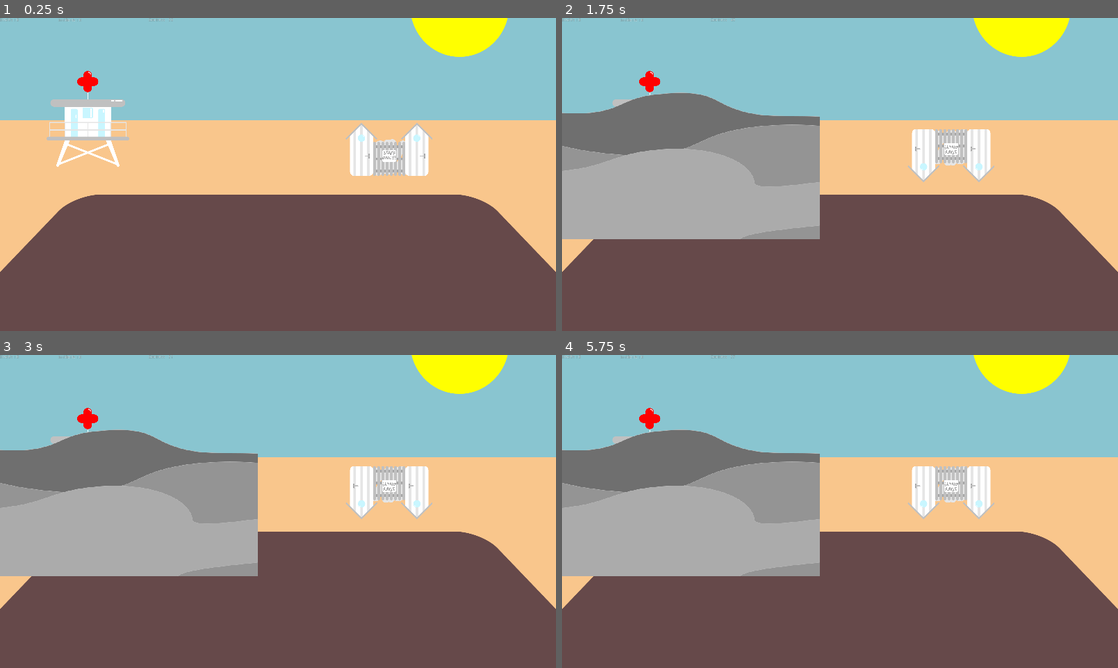
Above: before the commit, frames 1-4 (two rows, left to right).
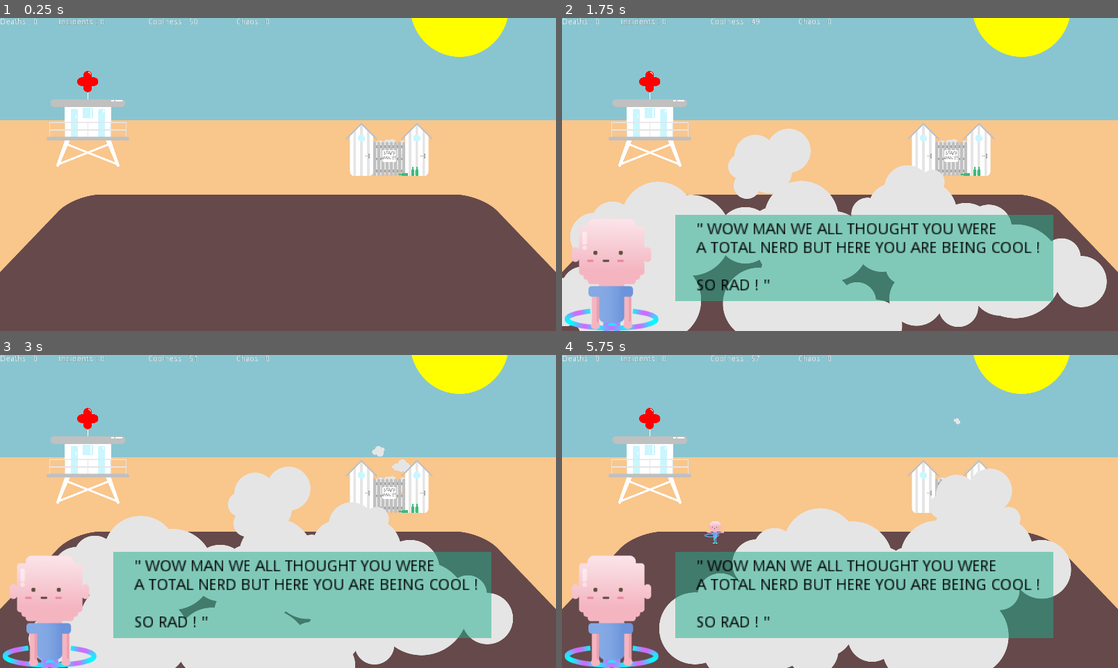
Above: after the commit, the same moments.

Repository: GuaranteedTrainwreck/LD47
Game: Godot game, scene res://Scenes/World/World.tscn
The game is run twice, just before and just after one commit, with the same random seed, the same clock (stepped at 60 frames per second) and the same inputs.
Inputs (mouse positions are in pixels of both pictures, inside the frame that each line leads up to):
- Up to frame 1 (0.25 s): no input
- Up to frame 2 (1.75 s): tap Enter at 0.5 s; move the mouse to (650, 118) at 0.52 s; press the mouse at (650, 118) at 0.53 s; move the mouse to (951, 146) at 1.27 s; release the mouse at (951, 146) at 1.28 s; right-click (951, 146) at 1.35 s; click (951, 146) at 1.55 s
- Up to frame 3 (3 s): move the mouse to (333, 442) at 2.02 s; press the mouse at (333, 442) at 2.03 s; move the mouse to (250, 574) at 2.77 s; release the mouse at (250, 574) at 2.78 s; click (250, 574) at 2.85 s
- Up to frame 4 (5.75 s): move the mouse to (717, 533) at 3.52 s; hold Right mouse button (player_action) 3.53-4.28 s; click (717, 533) at 3.8 s; move the mouse to (673, 464) at 4.27 s; click (673, 464) at 4.35 s; move the mouse to (867, 511) at 5.02 s; press the mouse at (867, 511) at 5.03 s

The runs differ from the first frame. In frame 1, 0.2% of the frame differs, in the area x 0-76%, y 0-51%; in frame 2, 52%; in frame 3, 52%, in the area x 0-93%, y 0-100%; in frame 4, 51%.

Commit message:
stuff

Diff:
--- a/Scenes/Staffcabin/Staffcabin.tscn
+++ b/Scenes/Staffcabin/Staffcabin.tscn
@@ -1,10 +1,115 @@
-[gd_scene load_steps=4 format=2]
+[gd_scene load_steps=9 format=2]
 
 [ext_resource path="res://Assets/StaffCabin/staffcabin.png" type="Texture" id=1]
 [ext_resource path="res://Scripts/Staffcabin/Staffcabin.gd" type="Script" id=2]
+[ext_resource path="res://Assets/StaffCabin/cloud1.png" type="Texture" id=3]
+[ext_resource path="res://Assets/StaffCabin/cloud2.png" type="Texture" id=4]
+[ext_resource path="res://Assets/StaffCabin/cloud3.png" type="Texture" id=5]
+[ext_resource path="res://Assets/StaffCabin/beer.png" type="Texture" id=6]
 
 [sub_resource type="RectangleShape2D" id=1]
 extents = Vector2( 144, 96 )
+
+[sub_resource type="Animation" id=2]
+resource_name = "selected"
+length = 5.0
+loop = true
+tracks/0/type = "value"
+tracks/0/path = NodePath("cloud1:position")
+tracks/0/interp = 1
+tracks/0/loop_wrap = true
+tracks/0/imported = false
+tracks/0/enabled = true
+tracks/0/keys = {
+"times": PoolRealArray( 0, 3.9 ),
+"transitions": PoolRealArray( 1, 1 ),
+"update": 0,
+"values": [ Vector2( 0, 160 ), Vector2( 0, -160 ) ]
+}
+tracks/1/type = "value"
+tracks/1/path = NodePath("cloud2:position")
+tracks/1/interp = 1
+tracks/1/loop_wrap = true
+tracks/1/imported = false
+tracks/1/enabled = true
+tracks/1/keys = {
+"times": PoolRealArray( 0, 2.6, 5 ),
+"transitions": PoolRealArray( 1, 1, 1 ),
+"update": 0,
+"values": [ Vector2( 0, 104 ), Vector2( 0, -144 ), Vector2( 0, -144 ) ]
+}
+tracks/2/type = "value"
+tracks/2/path = NodePath("cloud3:position")
+tracks/2/interp = 1
+tracks/2/loop_wrap = true
+tracks/2/imported = false
+tracks/2/enabled = true
+tracks/2/keys = {
+"times": PoolRealArray( 0, 4.8, 5 ),
+"transitions": PoolRealArray( 1, 1, 1 ),
+"update": 0,
+"values": [ Vector2( 0, 88 ), Vector2( 0, -192 ), Vector2( 0, -192 ) ]
+}
+tracks/3/type = "value"
+tracks/3/path = NodePath("cloud1:self_modulate")
+tracks/3/interp = 1
+tracks/3/loop_wrap = true
+tracks/3/imported = false
+tracks/3/enabled = true
+tracks/3/keys = {
+"times": PoolRealArray( 0, 3.2, 3.9, 5 ),
+"transitions": PoolRealArray( 1, 1, 1, 1 ),
+"update": 0,
+"values": [ Color( 1, 1, 1, 1 ), Color( 1, 1, 1, 1 ), Color( 1, 1, 1, 0 ), Color( 1, 1, 1, 0 ) ]
+}
+tracks/4/type = "value"
+tracks/4/path = NodePath("cloud2:self_modulate")
+tracks/4/interp = 1
+tracks/4/loop_wrap = true
+tracks/4/imported = false
+tracks/4/enabled = true
+tracks/4/keys = {
+"times": PoolRealArray( 0, 1.8, 2.6, 5 ),
+"transitions": PoolRealArray( 1, 1, 1, 1 ),
+"update": 0,
+"values": [ Color( 1, 1, 1, 1 ), Color( 1, 1, 1, 1 ), Color( 1, 1, 1, 0 ), Color( 1, 1, 1, 0 ) ]
+}
+tracks/5/type = "value"
+tracks/5/path = NodePath("cloud3:self_modulate")
+tracks/5/interp = 1
+tracks/5/loop_wrap = true
+tracks/5/imported = false
+tracks/5/enabled = true
+tracks/5/keys = {
+"times": PoolRealArray( 0, 4.2, 4.8, 5 ),
+"transitions": PoolRealArray( 1, 1, 1, 1 ),
+"update": 0,
+"values": [ Color( 1, 1, 1, 1 ), Color( 1, 1, 1, 1 ), Color( 1, 1, 1, 0 ), Color( 1, 1, 1, 0 ) ]
+}
+tracks/6/type = "value"
+tracks/6/path = NodePath("beer:rotation_degrees")
+tracks/6/interp = 1
+tracks/6/loop_wrap = true
+tracks/6/imported = false
+tracks/6/enabled = true
+tracks/6/keys = {
+"times": PoolRealArray( 0, 1.4, 2.5, 5 ),
+"transitions": PoolRealArray( 1, 1, 1, 1 ),
+"update": 0,
+"values": [ -107.2, -107.2, 122.6, 122.6 ]
+}
+tracks/7/type = "value"
+tracks/7/path = NodePath("beer2:rotation_degrees")
+tracks/7/interp = 1
+tracks/7/loop_wrap = true
+tracks/7/imported = false
+tracks/7/enabled = true
+tracks/7/keys = {
+"times": PoolRealArray( 0, 3.1, 4.2, 5 ),
+"transitions": PoolRealArray( 1, 1, 1, 1 ),
+"update": 0,
+"values": [ 122.6, 122.6, -122.5, -122.5 ]
+}
 
 [node name="Staffcabin" type="StaticBody2D"]
 input_pickable = true
@@ -14,11 +119,41 @@
 position = Vector2( 0, -16 )
 shape = SubResource( 1 )
 
+[node name="beer2" type="Sprite" parent="."]
+position = Vector2( 8, -20 )
+rotation = 2.13977
+scale = Vector2( 0.3, 0.3 )
+texture = ExtResource( 6 )
+
+[node name="beer" type="Sprite" parent="."]
+position = Vector2( -11, -60 )
+rotation = -1.87099
+scale = Vector2( 0.3, 0.3 )
+texture = ExtResource( 6 )
+
+[node name="cloud1" type="Sprite" parent="."]
+position = Vector2( 0, 160 )
+scale = Vector2( 0.3, 0.3 )
+texture = ExtResource( 3 )
+
+[node name="cloud2" type="Sprite" parent="."]
+position = Vector2( 0, 104 )
+scale = Vector2( 0.3, 0.3 )
+texture = ExtResource( 4 )
+
+[node name="cloud3" type="Sprite" parent="."]
+position = Vector2( 0, 88 )
+scale = Vector2( 0.3, 0.3 )
+texture = ExtResource( 5 )
+
 [node name="Sprite" type="Sprite" parent="."]
 position = Vector2( 1.90735e-06, 1.90735e-06 )
 scale = Vector2( 0.3, 0.3 )
 texture = ExtResource( 1 )
 
 [node name="CabinTimer" type="Timer" parent="."]
+
+[node name="AnimationPlayer" type="AnimationPlayer" parent="."]
+anims/selected = SubResource( 2 )
 [connection signal="input_event" from="." to="." method="_on_Staffcabin_input_event"]
 [connection signal="timeout" from="CabinTimer" to="." method="_on_CabinTimer_timeout"]
--- a/Scenes/World/World.tscn
+++ b/Scenes/World/World.tscn
@@ -1,13 +1,119 @@
-[gd_scene load_steps=9 format=2]
+[gd_scene load_steps=15 format=2]
 
 [ext_resource path="res://Scenes/Infirmary/Infirmary.tscn" type="PackedScene" id=1]
 [ext_resource path="res://Scripts/World/World.gd" type="Script" id=2]
 [ext_resource path="res://Scenes/Staffcabin/Staffcabin.tscn" type="PackedScene" id=3]
-[ext_resource path="res://Scenes/HideScreen/HideScreen.tscn" type="PackedScene" id=4]
+[ext_resource path="res://Assets/BeingCool/cloud2.png" type="Texture" id=4]
 [ext_resource path="res://Assets/Background/ground.png" type="Texture" id=5]
 [ext_resource path="res://Assets/Background/dancefloor.png" type="Texture" id=6]
 [ext_resource path="res://Assets/Background/sky.png" type="Texture" id=7]
 [ext_resource path="res://Assets/Background/sun.png" type="Texture" id=8]
+[ext_resource path="res://Assets/BeingCool/cloud5.png" type="Texture" id=9]
+[ext_resource path="res://Assets/BeingCool/cloud7.png" type="Texture" id=10]
+[ext_resource path="res://Assets/Hoopers/hoopersTemp.png" type="Texture" id=11]
+[ext_resource path="res://Assets/BeingCool/cloud6.png" type="Texture" id=13]
+[ext_resource path="res://Assets/BeingCool/cloud3.png" type="Texture" id=14]
+
+[sub_resource type="Animation" id=1]
+resource_name = "smoke"
+length = 13.0
+loop = true
+tracks/0/type = "value"
+tracks/0/path = NodePath("Clouds/cloud3:position")
+tracks/0/interp = 1
+tracks/0/loop_wrap = true
+tracks/0/imported = false
+tracks/0/enabled = true
+tracks/0/keys = {
+"times": PoolRealArray( 0.3, 6.9 ),
+"transitions": PoolRealArray( 1, 1 ),
+"update": 0,
+"values": [ Vector2( 832, 1016 ), Vector2( 1656, 1032 ) ]
+}
+tracks/1/type = "value"
+tracks/1/path = NodePath("Clouds/cloud5:position")
+tracks/1/interp = 1
+tracks/1/loop_wrap = true
+tracks/1/imported = false
+tracks/1/enabled = true
+tracks/1/keys = {
+"times": PoolRealArray( 1.1, 7.4 ),
+"transitions": PoolRealArray( 1, 1 ),
+"update": 0,
+"values": [ Vector2( 608, 1040 ), Vector2( -16, 920 ) ]
+}
+tracks/2/type = "value"
+tracks/2/path = NodePath("Clouds/cloud7:position")
+tracks/2/interp = 1
+tracks/2/loop_wrap = true
+tracks/2/imported = false
+tracks/2/enabled = true
+tracks/2/keys = {
+"times": PoolRealArray( 0.6, 8.2 ),
+"transitions": PoolRealArray( 1, 1 ),
+"update": 0,
+"values": [ Vector2( 1208, 616 ), Vector2( 1872, 616 ) ]
+}
+tracks/3/type = "value"
+tracks/3/path = NodePath("Clouds/cloud2:position")
+tracks/3/interp = 1
+tracks/3/loop_wrap = true
+tracks/3/imported = false
+tracks/3/enabled = true
+tracks/3/keys = {
+"times": PoolRealArray( 0.3, 6.2 ),
+"transitions": PoolRealArray( 1, 1 ),
+"update": 0,
+"values": [ Vector2( 880, 984 ), Vector2( 1752, 928 ) ]
+}
+tracks/4/type = "value"
+tracks/4/path = NodePath("Clouds/cloud9:position")
+tracks/4/interp = 1
+tracks/4/loop_wrap = true
+tracks/4/imported = false
+tracks/4/enabled = true
+tracks/4/keys = {
+"times": PoolRealArray( 0.6, 6 ),
+"transitions": PoolRealArray( 1, 1 ),
+"update": 0,
+"values": [ Vector2( 696, 1208 ), Vector2( 2440, 1200 ) ]
+}
+tracks/5/type = "value"
+tracks/5/path = NodePath("Clouds/cloud12:position")
+tracks/5/interp = 1
+tracks/5/loop_wrap = true
+tracks/5/imported = false
+tracks/5/enabled = true
+tracks/5/keys = {
+"times": PoolRealArray( 0.4, 6.7 ),
+"transitions": PoolRealArray( 1, 1 ),
+"update": 0,
+"values": [ Vector2( 1256, 872 ), Vector2( 424, 872 ) ]
+}
+tracks/6/type = "value"
+tracks/6/path = NodePath("Clouds/cloud13:position")
+tracks/6/interp = 1
+tracks/6/loop_wrap = true
+tracks/6/imported = false
+tracks/6/enabled = true
+tracks/6/keys = {
+"times": PoolRealArray( 0.2, 6.5 ),
+"transitions": PoolRealArray( 1, 1 ),
+"update": 0,
+"values": [ Vector2( 1160, 400 ), Vector2( 2264, 416 ) ]
+}
+tracks/7/type = "value"
+tracks/7/path = NodePath("Clouds/cloud14:position")
+tracks/7/interp = 1
+tracks/7/loop_wrap = true
+tracks/7/imported = false
+tracks/7/enabled = true
+tracks/7/keys = {
+"times": PoolRealArray( 0.6, 7.3 ),
+"transitions": PoolRealArray( 1, 1 ),
+"update": 0,
+"values": [ Vector2( 1464, 800 ), Vector2( 168, 832 ) ]
+}
 
 [node name="World" type="Node2D"]
 script = ExtResource( 2 )
@@ -37,6 +143,7 @@
 margin_left = 512.0
 margin_right = 552.0
 margin_bottom = 14.0
+rect_scale = Vector2( 2, 2 )
 text = "Coolness :"
 __meta__ = {
 "_edit_use_anchors_": false
@@ -45,6 +152,7 @@
 [node name="Deaths" type="Label" parent="."]
 margin_right = 40.0
 margin_bottom = 14.0
+rect_scale = Vector2( 2, 2 )
 text = "Deaths :"
 __meta__ = {
 "_edit_use_anchors_": false
@@ -55,7 +163,18 @@
 margin_top = 0.6798
 margin_right = 269.334
 margin_bottom = 14.6798
+rect_scale = Vector2( 2, 2 )
 text = "Incidents :"
+__meta__ = {
+"_edit_use_anchors_": false
+}
+
+[node name="Chaos" type="Label" parent="."]
+margin_left = 816.0
+margin_right = 856.0
+margin_bottom = 14.0
+rect_scale = Vector2( 2, 2 )
+text = "Chaos :"
 __meta__ = {
 "_edit_use_anchors_": false
 }
@@ -68,6 +187,70 @@
 [node name="Staffcabin" parent="." instance=ExtResource( 3 )]
 position = Vector2( 1344, 464 )
 
-[node name="HideScreen" parent="." instance=ExtResource( 4 )]
+[node name="BeingCool" type="AnimationPlayer" parent="."]
+anims/smoke = SubResource( 1 )
+
+[node name="Clouds" type="Node2D" parent="."]
+visible = false
 z_index = 100
+
+[node name="cloud3" type="Sprite" parent="Clouds"]
+position = Vector2( 870.625, 1016.75 )
+texture = ExtResource( 14 )
+
+[node name="cloud5" type="Sprite" parent="Clouds"]
+position = Vector2( 505.552, 1020.3 )
+texture = ExtResource( 9 )
+
+[node name="cloud7" type="Sprite" parent="Clouds"]
+position = Vector2( 1281.78, 616 )
+texture = ExtResource( 10 )
+
+[node name="cloud2" type="Sprite" parent="Clouds"]
+position = Vector2( 916.845, 981.634 )
+texture = ExtResource( 4 )
+
+[node name="cloud9" type="Sprite" parent="Clouds"]
+position = Vector2( 833.684, 1207.37 )
+texture = ExtResource( 4 )
+
+[node name="cloud12" type="Sprite" parent="Clouds"]
+position = Vector2( 1206.33, 872 )
+texture = ExtResource( 9 )
+
+[node name="cloud13" type="Sprite" parent="Clouds"]
+position = Vector2( 1192.96, 400.478 )
+texture = ExtResource( 13 )
+
+[node name="cloud14" type="Sprite" parent="Clouds"]
+position = Vector2( 1340.57, 803.048 )
+texture = ExtResource( 10 )
+
+[node name="talkinghead" type="Sprite" parent="."]
+visible = false
+position = Vector2( 168, 936 )
+scale = Vector2( 1.89794, 1.89794 )
+z_index = 101
+texture = ExtResource( 11 )
+
+[node name="ground" type="Sprite" parent="talkinghead"]
+modulate = Color( 0.117647, 0.870588, 1, 0.505882 )
+position = Vector2( 461.553, -56.9038 )
+scale = Vector2( 0.45804, 0.103972 )
+texture = ExtResource( 5 )
+
+[node name="talktest" type="Label" parent="talkinghead"]
+modulate = Color( 0, 0, 0, 1 )
+margin_left = 155.959
+margin_top = -122.238
+margin_right = 710.959
+margin_bottom = -57.2378
+rect_scale = Vector2( 2, 2 )
+text = "\" WOW MAN WE ALL THOUGHT YOU WERE
+A TOTAL NERD BUT HERE YOU ARE BEING COOL !
+
+SO RAD ! \""
+__meta__ = {
+"_edit_use_anchors_": false
+}
 [connection signal="timeout" from="GlobalTimer" to="." method="_on_GlobalTimer_timeout"]
--- a/Scripts/Staffcabin/Staffcabin.gd
+++ b/Scripts/Staffcabin/Staffcabin.gd
@@ -7,24 +7,31 @@
 func _ready():
 	pass
 
-func _physics_process(delta):
-	if selected:
-		self.rotation_degrees = 180
-	else:
-		self.rotation_degrees = 0
+#func _physics_process(delta):
+#	if selected:
+#		self.rotation_degrees = 180
+#	else:
+#		self.rotation_degrees = 0
 
 func _on_Staffcabin_input_event(viewport, event, shape_idx):
 	if event.is_action_pressed("player_select") and !beingCool:
 		selected = true
-		get_parent().get_node("HideScreen").visible = true
 		$CabinTimer.set_wait_time(1)
 		$CabinTimer.start()
 		beingCool = true
+		$AnimationPlayer.play("selected")
+		get_parent().get_node("Clouds").visible = true
+		get_parent().get_node("talkinghead").visible = true
+		get_parent().get_node("BeingCool").play("smoke")
 	elif event.is_action_pressed("player_select") and beingCool:
-		get_parent().get_node("HideScreen").visible = false
 		selected = false
 		beingCool = false
 		$CabinTimer.stop()
+		$AnimationPlayer.stop()
+		$AnimationPlayer.seek(0, true)
+		get_parent().get_node("Clouds").visible = false
+		get_parent().get_node("talkinghead").visible = false
+		get_parent().get_node("BeingCool").stop()
 
 func _on_CabinTimer_timeout():
 	get_parent().coolness += 2
--- a/Scripts/World/World.gd
+++ b/Scripts/World/World.gd
@@ -7,7 +7,12 @@
 var deathsTotal = 0
 var incidentsTotal = 0
 var coolness = 50
+var chaos = 0
+var coolnessSubFactor = 1
 export var spawnRate = 3
+
+#booleans
+var onPhone = false
 
 #get timer
 onready var timer = get_node("GlobalTimer")
@@ -20,10 +25,12 @@
 
 #AT RUNTIME
 func _physics_process(delta):
+	chaos = deathsTotal + incidentsTotal
 #	UI changes
 	get_node("Deaths").text = "Deaths : " + str(deathsTotal)
 	get_node("Incidents").text = "Incidents : " + str(incidentsTotal)
 	get_node("Coolness").text = "Coolness : " + str(coolness)
+	get_node("Chaos").text = "Chaos : " + str(chaos)
 
 #	spawn Hoopers
 	if !spawnRate:
@@ -36,4 +43,11 @@
 	spawnRate -= 1
 
 	if get_node("Staffcabin").beingCool == false:
-		coolness -= 1
+		coolness -= coolnessSubFactor
+
+#	boss calls
+	if chaos > 5:
+		onPhone = true
+		$talkinghead.visible = true
+		$talkinghead/talktest.text = "HEY ! VINCE TOLD ME THERE WAS SOME TROUBLE\nAT THE CLUB...\nEVERYTHING OK ?"
+		coolnessSubFactor = 2
Binary file added: Assets/BeingCool/cloud1.png
Not shown, added: Assets/BeingCool/cloud1.png.import
Binary file added: Assets/BeingCool/cloud2.png
Not shown, added: Assets/BeingCool/cloud2.png.import
Binary file added: Assets/BeingCool/cloud3.png
Not shown, added: Assets/BeingCool/cloud3.png.import
Binary file added: Assets/BeingCool/cloud4.png
Not shown, added: Assets/BeingCool/cloud4.png.import
Binary file added: Assets/BeingCool/cloud5.png
Not shown, added: Assets/BeingCool/cloud5.png.import
Binary file added: Assets/BeingCool/cloud6.png
Not shown, added: Assets/BeingCool/cloud6.png.import
(and 3 more such lines)
